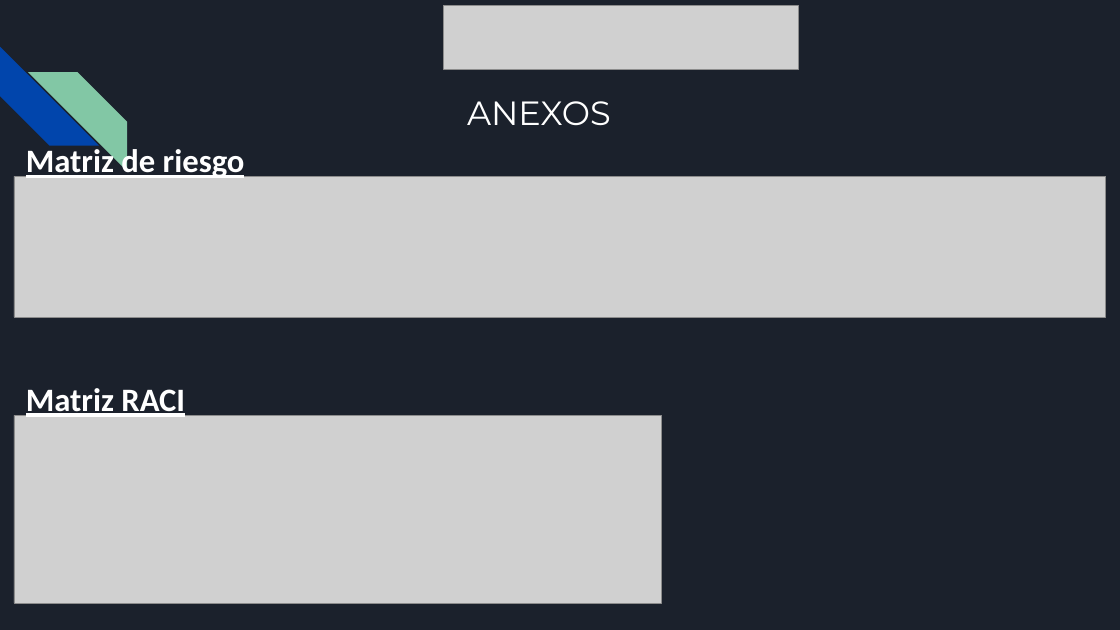
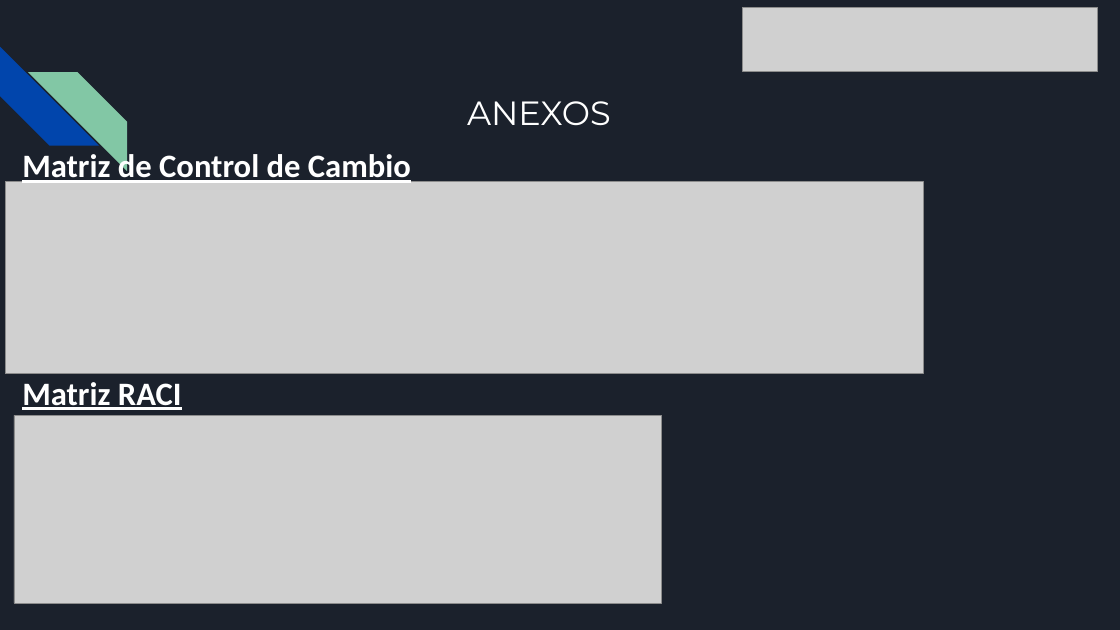
Before and after one commit to Adonias99/Capstone-Grupo-3, a slide deck: slide 22 of Grupo 3/Fase 2/Evidencias Grupales/Estructura Presentación 2-Capstone.pptx (slide 17 before the commit). Drawn at 1120x630 pixels with LibreOffice and Linux fonts; fonts in the diff are those of the drawing; grey boxes stand for pictures. Boxes give left, top, right and bottom in pixels: in the first picture for what was removed or moved away, otherwise in the second. Text is boxed around its words. In the diff, an @@ line names an element or a change of style, - is before the commit and + after.

```diff
--- a/Grupo 3/Fase 2/Evidencias Grupales/Estructura Presentación 2-Capstone.pptx
+++ b/Grupo 3/Fase 2/Evidencias Grupales/Estructura Presentación 2-Capstone.pptx
@@ picture: place and size @@
-picture at (444, 6, 799, 70)
+picture at (743, 8, 1098, 71)
@@ text at (22, 151, 411, 186): text changed @@
-Matriz de riesgo
+Matriz de Control de Cambio
@@ picture: place and size @@
-picture at (14, 176, 1107, 317)
+picture at (5, 182, 923, 375)
@@ text "Matriz RACI" rewrapped from (26, 385, 185, 420) to (22, 382, 182, 410) @@
```
Also in this commit, not shown: 8 other slides changed, 13 slides added, 8 slides removed, 5 other files.
